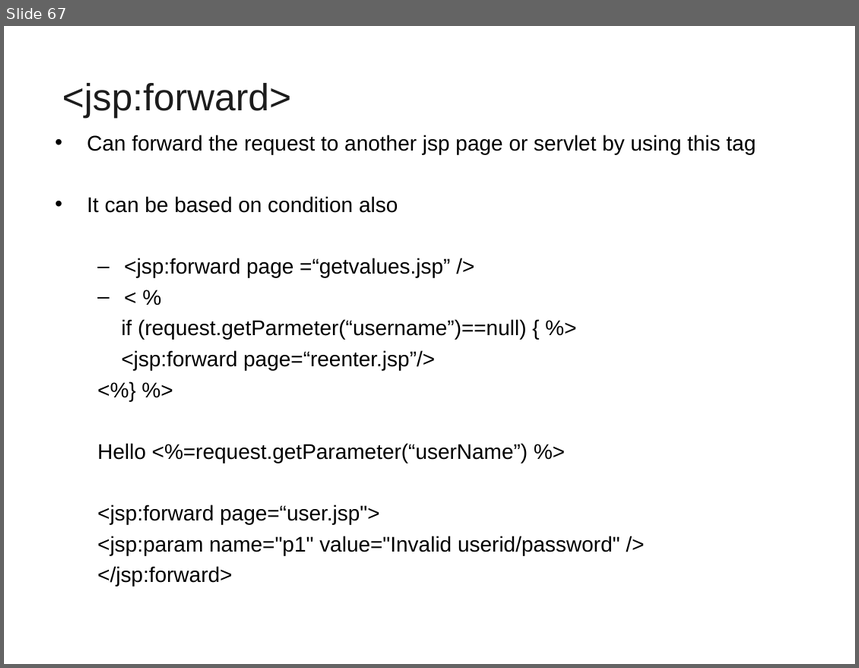
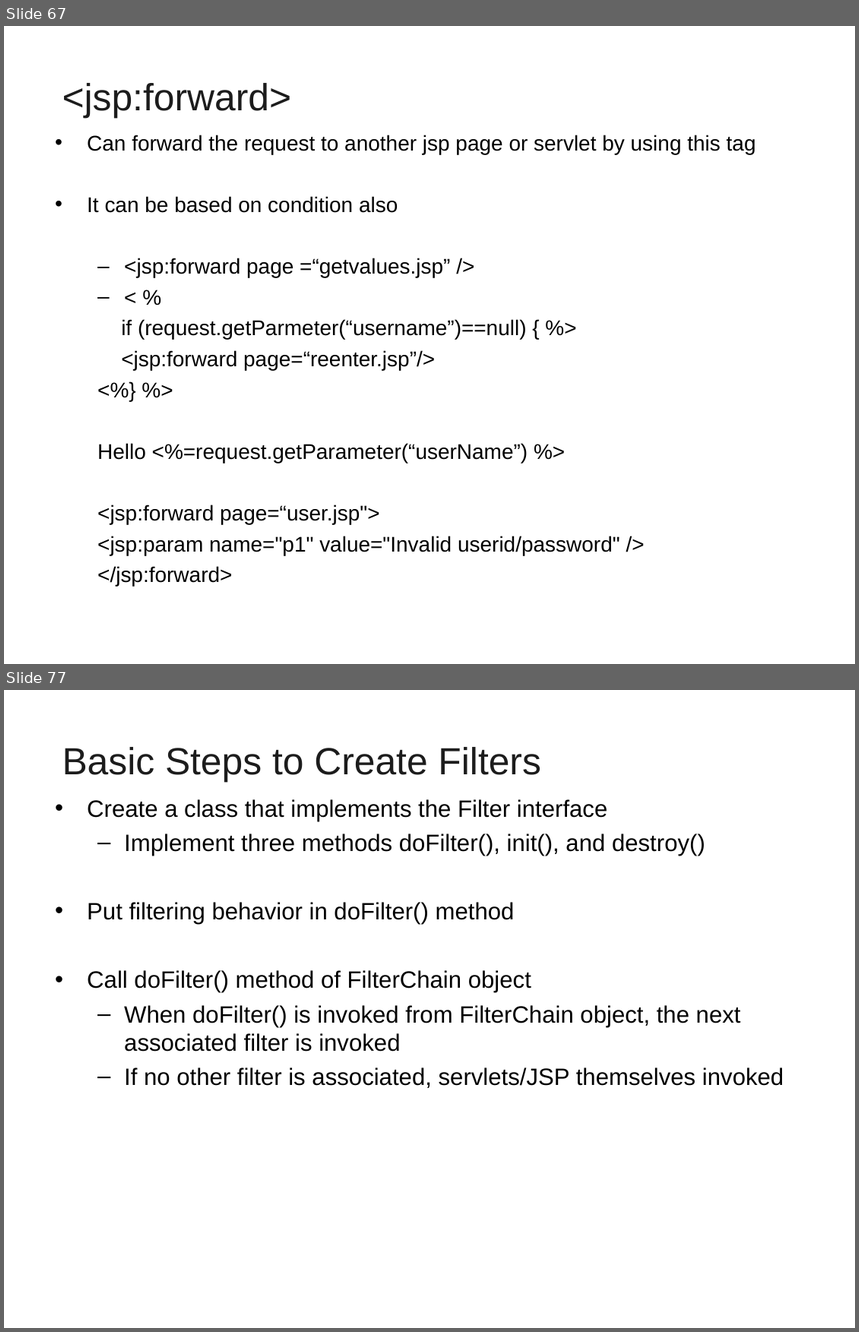
Before and after one commit to vatsanTraining/lumen_sep_2021, a slide deck: JEE_Day1_Lumen_2021.ppt. Shown one above the other, each under a label of ours: slide 67 before the commit, slides 67 and 77 after it; the slides between them are not shown. The pictures are 859x668 and 859x1332 pixels, drawn with LibreOffice and Linux fonts; fonts in the diff are those of the drawing; background and template pictures are left out. Boxes give left, top, right and bottom in pixels: in the first picture for what was removed or moved away, otherwise in the second. Text is boxed around its words. In the diff, an @@ line names an element or a change of style, - is before the commit and + after.

```diff
--- a/JEE_Day1_Lumen_2021.ppt
+++ b/JEE_Day1_Lumen_2021.ppt
@@ slide 77 added at [4, 690, 855, 1328], background picture (left out) @@
@@ title added at [63, 747, 541, 782], 32 pt, text #1C1C1C @@
+Basic Steps to Create Filters
@@ text added at [87, 799, 784, 1088], 20 pt, text #000000 @@
+• Create a class that implements the Filter interface
+  – Implement three methods doFilter(), init(), and destroy()
+• Put filtering behavior in doFilter() method
+• Call doFilter() method of FilterChain object
+  – When doFilter() is invoked from FilterChain object, the next associated filter is invoked
+  – If no other filter is associated, servlets/JSP themselves invoked
```
Also in this commit, not shown: 1 slide changed, 10 other slides added.
